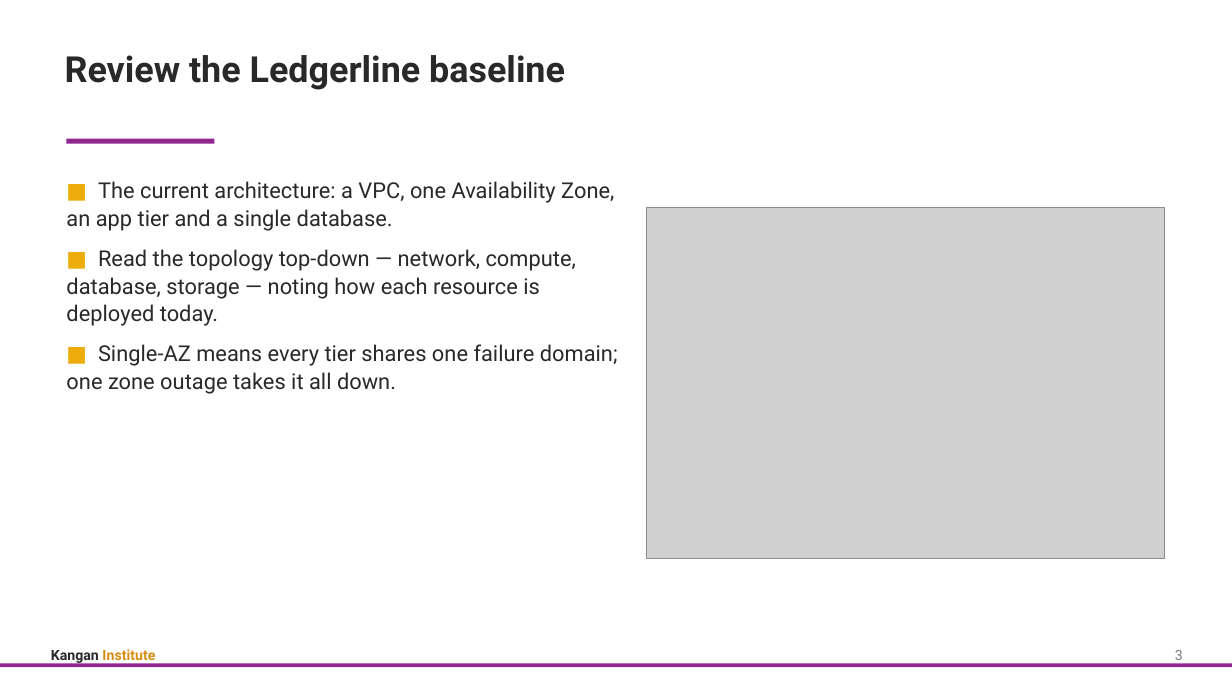
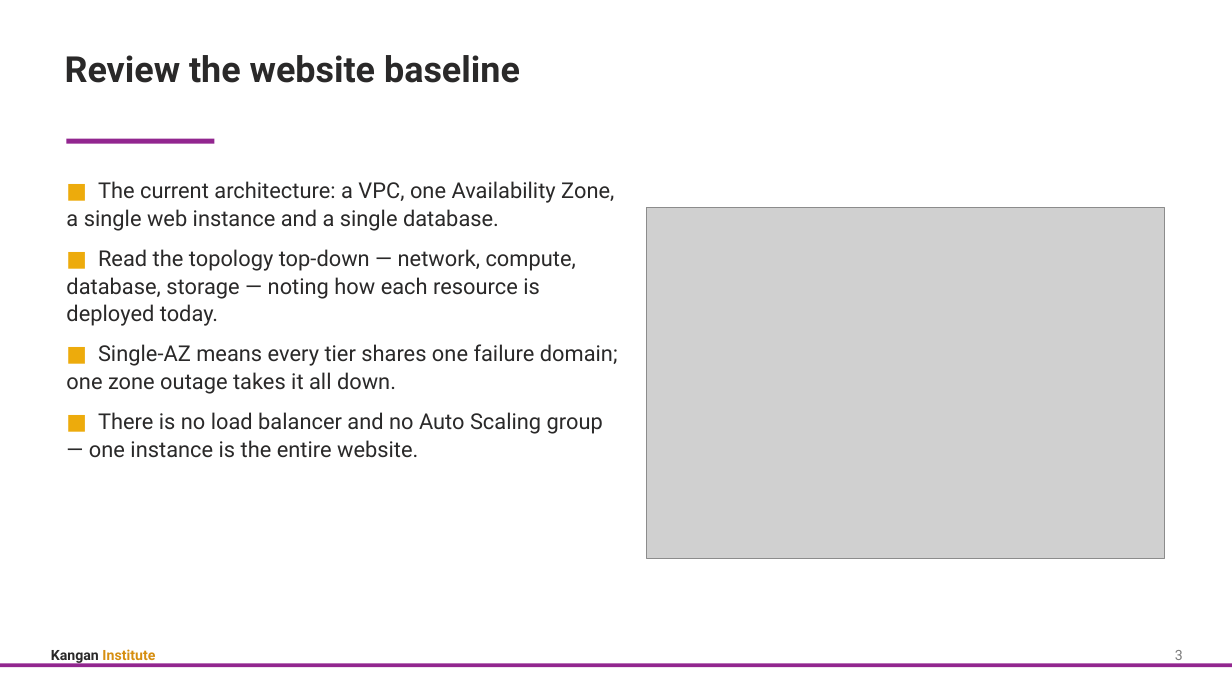
Before and after one commit to Digital-Initiatives-Kangan-Institute/diploma-cloud-cyber-content-s1, a slide deck: slide 5 of S1-CL3-Cloud-Infrastructure-Improvement/delivery/topic_01/Topic_01_Slides.pptx. Drawn at 1232x693 pixels with LibreOffice and Linux fonts; fonts in the diff are those of the drawing; grey boxes stand for pictures. Boxes give left, top, right and bottom in pixels: in the first picture for what was removed or moved away, otherwise in the second. Text is boxed around its words. In the diff, an @@ line names an element or a change of style, - is before the commit and + after.

```diff
--- a/S1-CL3-Cloud-Infrastructure-Improvement/delivery/topic_01/Topic_01_Slides.pptx
+++ b/S1-CL3-Cloud-Infrastructure-Improvement/delivery/topic_01/Topic_01_Slides.pptx
@@ text at <box>65,55,520,83</box>: text changed @@
-Review the Ledgerline baseline
+Review the website baseline
@@ text at <box>66,181,614,231</box>: text changed @@
-■ The current architecture: a VPC, one Availability Zone, an app tier and a single database.
+■ The current architecture: a VPC, one Availability Zone, a single web instance and a single database.
@@ text at <box>89,412,603,458</box>: paragraph added @@
+■ There is no load balancer and no Auto Scaling group — one instance is the entire website.
```
Also in this commit, not shown: 2 other slides changed, 14 other files.
